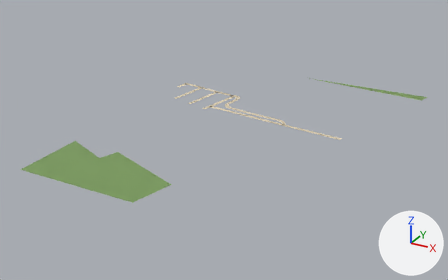
The glTF model public/assets/bengaluru-region-v1/tiles/t45_-7-l1.glb as it was, and as the next commit left it.
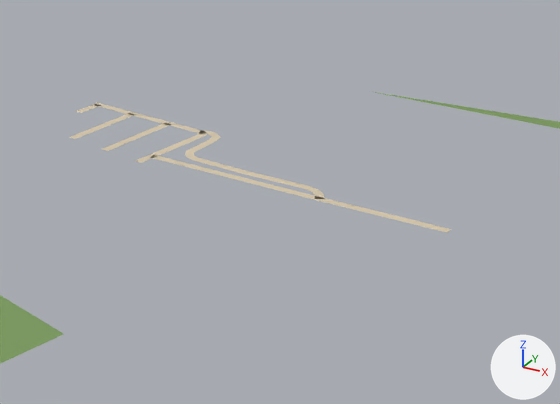
Old and new are each drawn whole from a 50 mm lens placed at (23040.0, -3971.0, 335.0), pointed at (22656.0, -3274.0, -14.0) and again close up on the part from 32% to 87% of the width and 13% to 77% of the height. The lights are fixed; the arrows at lower right show +X, +Y and +Z. The older version's two pictures come first.

The first close-up shows 'ground'.
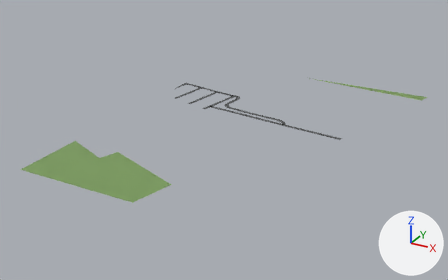
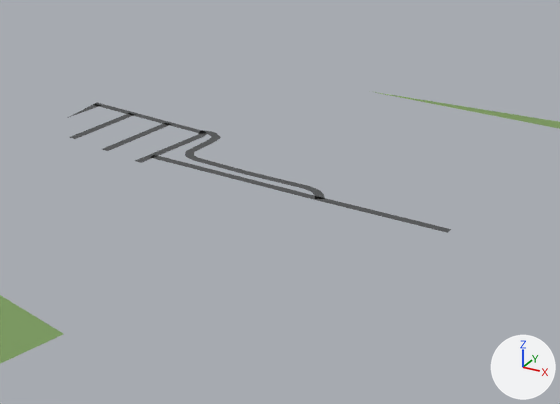
What the commit changed:
me_ground is used by ob_ground; location (22500.0, -3500.0, 0.0).
Verts and faces of me_ground; kept vertices keep their numbers, new ones are numbered from 149.
Before the commit, vertices of me_ground: 14 (7.0, 372.0, 1.0) at pixel (101, 105), 16 (3.0, 350.0, 1.0) at pixel (81, 113), 17 (-3.0, 351.0, 1.0) at pixel (75, 111).
me_ground had 149 vertices, 144 faces and spanned x -3.0..374.0, y 0.0..500.0, z 1.0.
me_ground now has 151 vertices, 146 faces and spans x 0.0..374.0, y 0.0..500.0, z 1.0.
Part 1, on me_ground:
Vertices deleted: 16 (with the faces that use them).
Vertex 17 moves to (0.0, 367.0, 1.0), pixel (89, 106).
New vertex 149 is at (0.0, 339.0, 1.0), pixel (69, 116).
New vertex 150 is at (1.0, 339.0, 1.0), pixel (70, 116).
New vertex 151 is at (0.0, 335.0, 1.0).
New faces: (14, 17, 149), (14, 149, 150), (149, 151, 150).
me_ground part 2: 73 kept faces spanning x 0.0..310.0, y 270.0..376.0, z 1.0 get new vertex colours; the middle colour goes from beige #d7c9ae to dark grey #535556.

Boxes [x1, y1, x2, y2] around the edits, measured in the close-ups (560 x 404 px):
part 1 of me_ground, reshaped
    before: [76, 104, 102, 113]
    after: [70, 104, 102, 117]
part 2 of me_ground, recoloured
    both: [69, 103, 451, 233]
